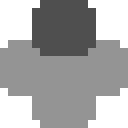
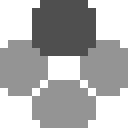
Layer changes from the first 128px x 128px image to the second:
painted on "Layer 1 copy" over [32, 56, 64, 96]
painted on "Layer 1 copy 3" over [64, 56, 96, 96]
painted on "Layer 1 copy 2" over [32, 72, 96, 96]
